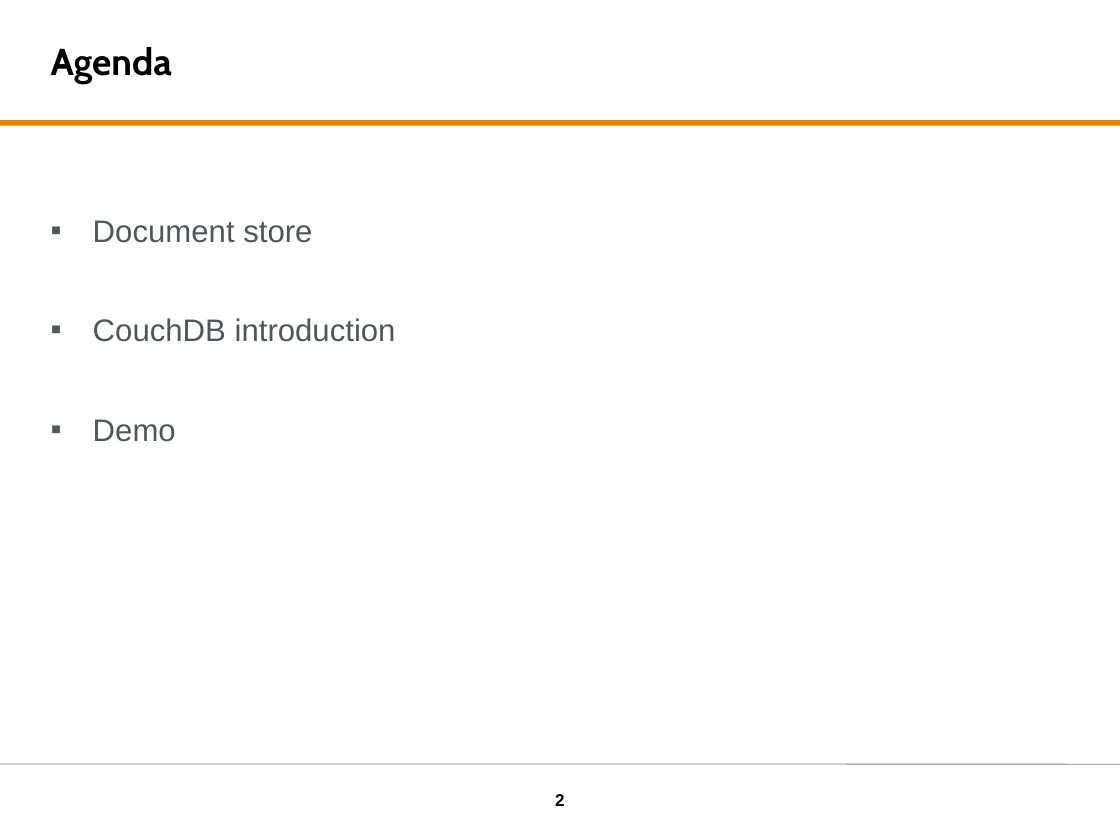
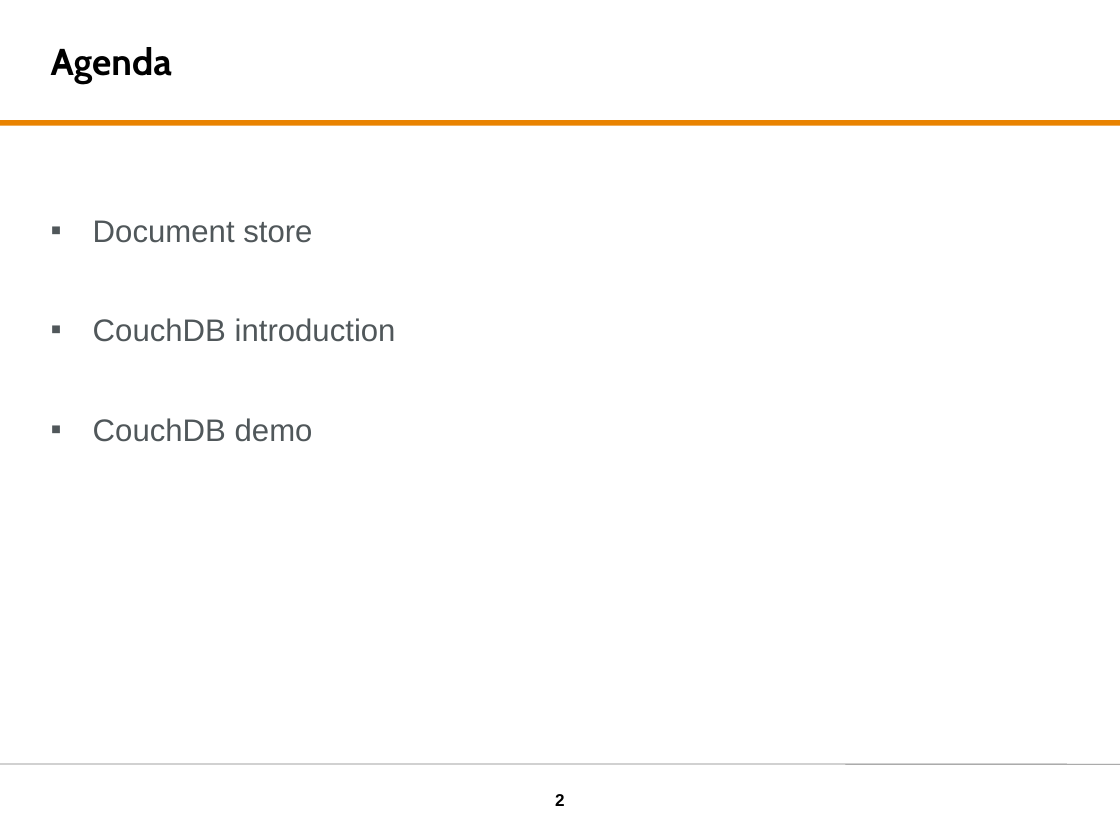
Before and after one commit to tomvdbulck/couchdb_initiation, a slide deck: slide 2 of presentation/Big Data - CouchDB.pptx. Drawn at 1120x840 pixels with LibreOffice and Linux fonts; fonts in the diff are those of the drawing; background and template pictures are left out. Boxes give left, top, right and bottom in pixels: in the first picture for what was removed or moved away, otherwise in the second. Text is boxed around its words. In the diff, an @@ line names an element or a change of style, - is before the commit and + after.

```diff
--- a/presentation/Big Data - CouchDB.pptx
+++ b/presentation/Big Data - CouchDB.pptx
@@ text at (93,418,313,442): text changed @@
-▪ Demo
+▪ CouchDB demo
```
Also in this commit, not shown: 7 other slides changed, 4 slides added.
